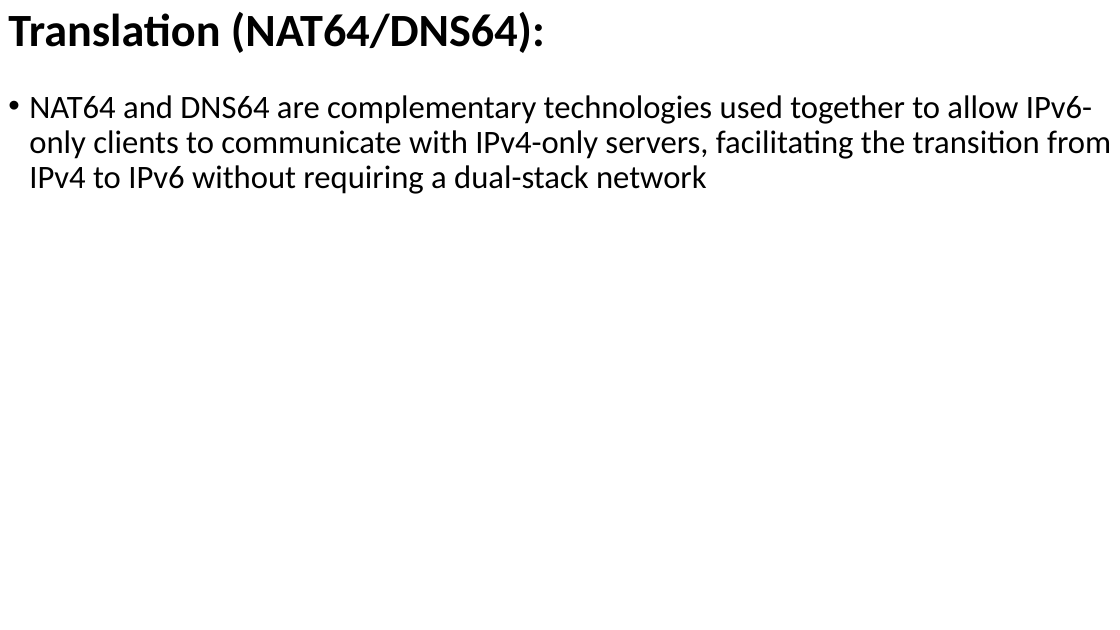
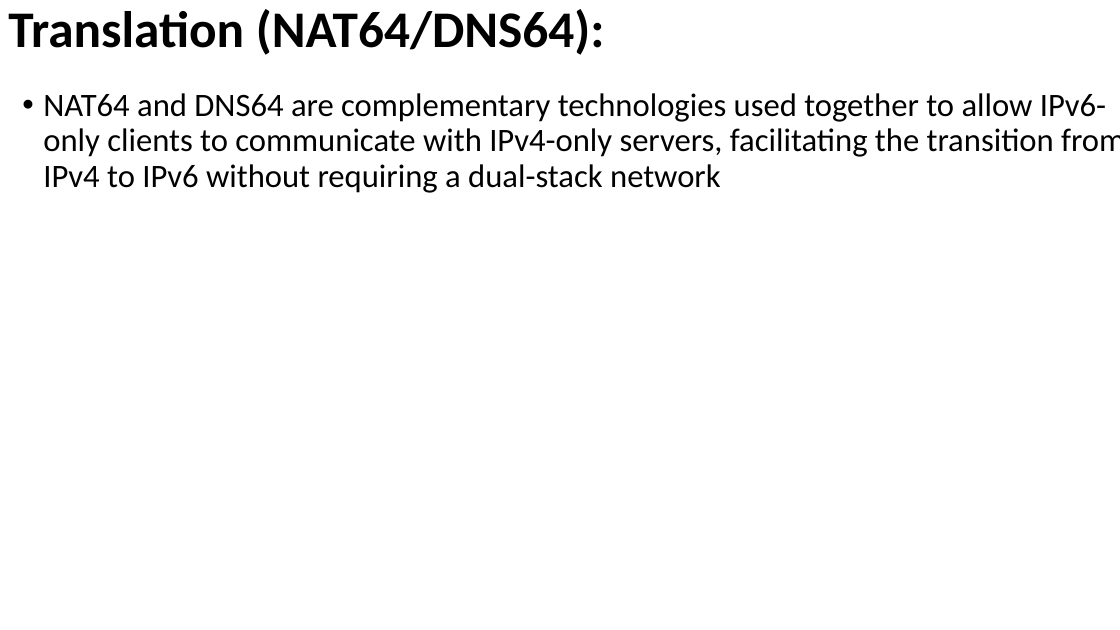
Before and after one commit to Mrcoderv/BCA-UnlimateNote-New, a slide deck: slide 27 of 5th sem/ComputerNetwork/Chapter new 6.pptx. Drawn at 1120x630 pixels with LibreOffice and Linux fonts; fonts in the diff are those of the drawing. Boxes give left, top, right and bottom in pixels: in the first picture for what was removed or moved away, otherwise in the second. Text is boxed around its words. In the diff, an @@ line names an element or a change of style, - is before the commit and + after.

```diff
--- a/5th sem/ComputerNetwork/Chapter new 6.pptx
+++ b/5th sem/ComputerNetwork/Chapter new 6.pptx
@@ title "Translation (NAT64/DNS64):" at [8, 9, 605, 55]: size 39.6 to 44 pt @@
@@ text "NAT64 and DNS64 are complementary ..." rewrapped from [29, 95, 1111, 194] to [43, 93, 1120, 193] @@
```
Also in this commit, not shown: 13 other slides changed, 47 other files.
